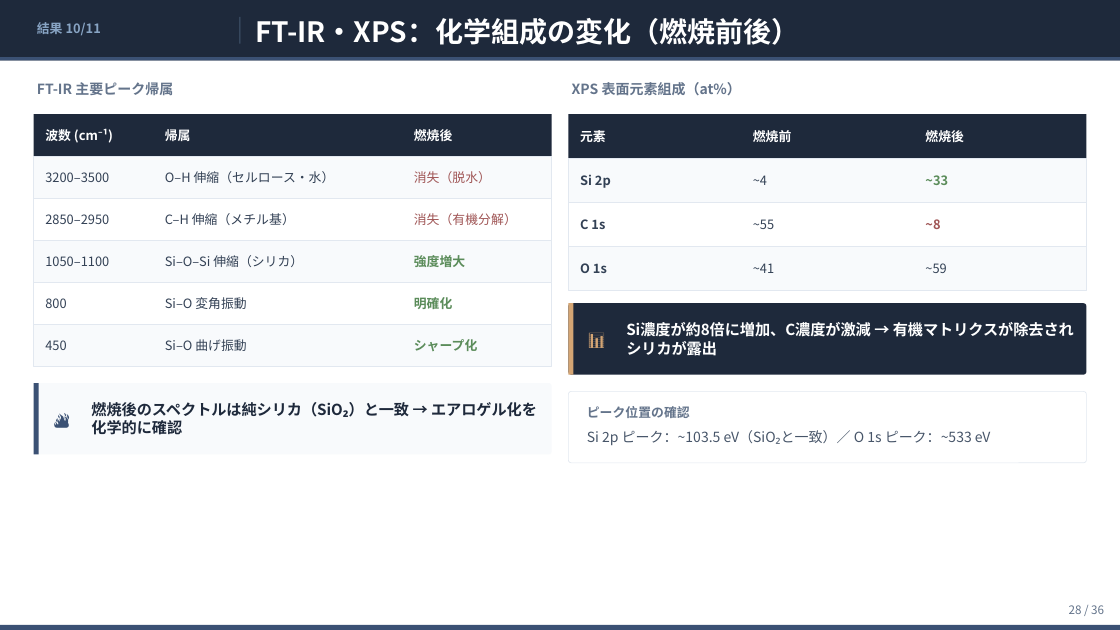
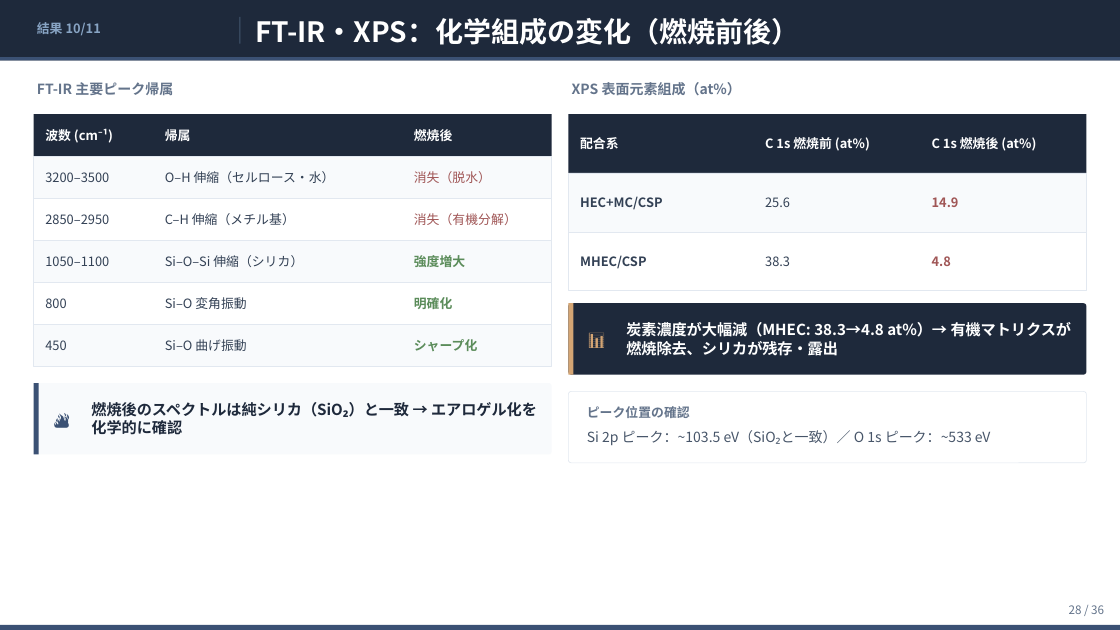
Before and after one commit to ytaisei0525-design/my-first-claude, a slide deck: slide 28 of slides.pptx. Drawn at 1120x630 pixels with LibreOffice and Linux fonts; fonts in the diff are those of the drawing. Boxes give left, top, right and bottom in pixels: in the first picture for what was removed or moved away, otherwise in the second. Text is boxed around its words. In the diff, an @@ line names an element or a change of style, - is before the commit and + after.

```diff
--- a/slides.pptx
+++ b/slides.pptx
@@ rectangle: place and size @@
-rectangle at [569,114,1087,159]
+rectangle at [569,114,1087,173]
@@ text at [580,137,619,149]: text changed @@
-元素
+配合系
@@ text at [765,137,870,151]: text changed @@
-燃焼前
+C 1s 燃焼前 (at%)
@@ text at [932,137,1036,151]: text changed @@
-燃焼後
+C 1s 燃焼後 (at%)
@@ rectangle: place and size @@
-rectangle at [569,159,1087,203]
+rectangle at [569,173,1087,232]
@@ text at [580,196,663,210]: text changed @@
-Si 2p
+HEC+MC/CSP
@@ text at [765,197,790,207]: text changed @@
-~4
+25.6
@@ text at [932,197,959,207]: text changed; text colour #5B8C5A to #A05656 @@
-~33
+14.9
@@ rectangle: place and size @@
-rectangle at [569,202,1087,247]
+rectangle at [569,232,1087,291]
@@ rectangle removed at [569,247,1087,292] @@
@@ text at [580,255,646,269]: text changed @@
-C 1s
+MHEC/CSP
@@ text removed at [580,263,607,273] @@
-O 1s
@@ text removed at [753,263,774,273] @@
-~41
@@ text at [765,256,790,266]: text changed @@
-~55
+38.3
@@ text removed at [925,263,946,273] @@
-~59
@@ text at [932,256,951,266]: text changed @@
-~8
+4.8
@@ text at [626,322,1072,356]: text changed @@
-Si濃度が約8倍に増加、C濃度が激減 → 有機マトリクスが除去されシリカが露出
+炭素濃度が大幅減（MHEC: 38.3→4.8 at%）→ 有機マトリクスが燃焼除去、シリカが残存・露出
```
Also in this commit, not shown: 15 other slides changed, 1 slide added, 1 slide removed, 1 other file.
